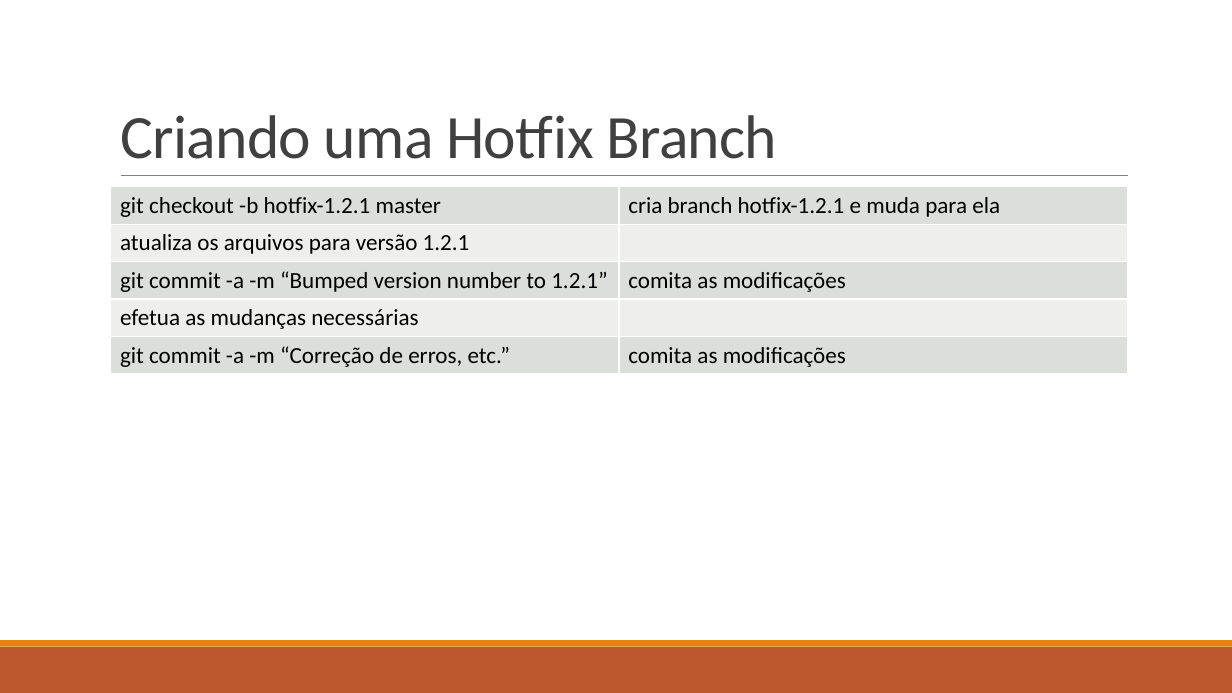
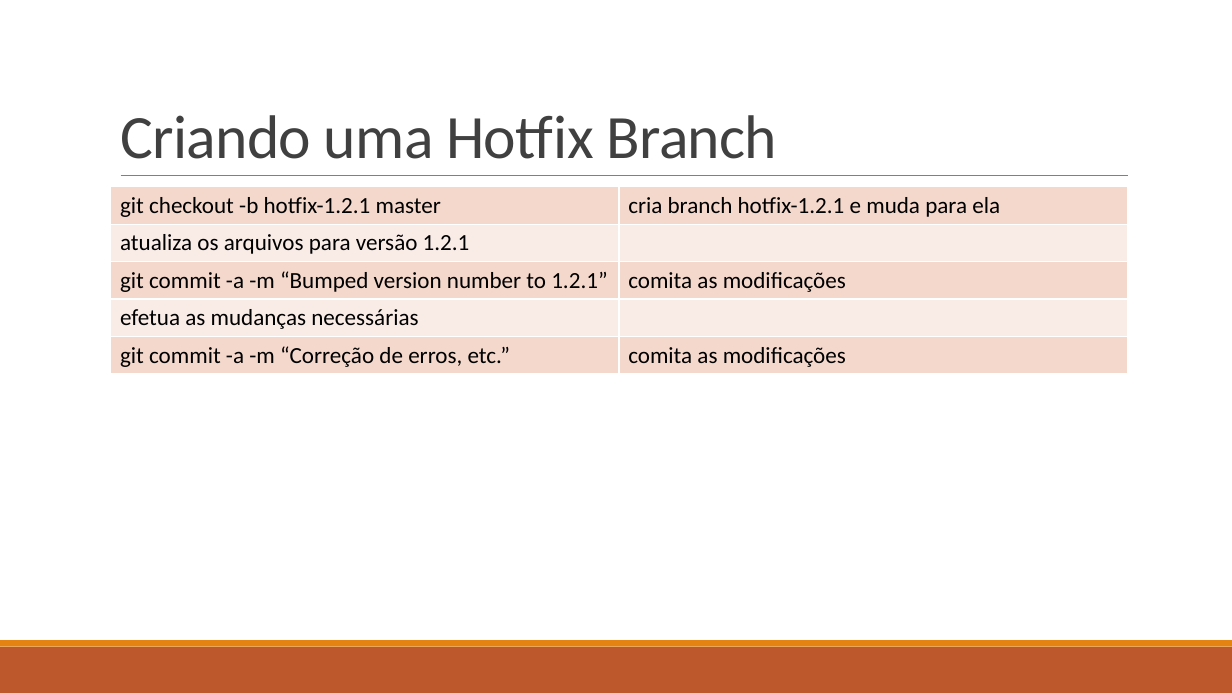
Before and after one commit to ekson73/Docs, a slide deck: slide 77 of Projeto VEK - GIT 4 VEK.pptx (slide 63 before the commit). Drawn at 1232x693 pixels with LibreOffice and Linux fonts; fonts in the diff are those of the drawing. Boxes give left, top, right and bottom in pixels: in the first picture for what was removed or moved away, otherwise in the second. Text is boxed around its words. In the diff, an @@ line names an element or a change of style, - is before the commit and + after.

```diff
--- a/Projeto VEK - GIT 4 VEK.pptx
+++ b/Projeto VEK - GIT 4 VEK.pptx
@@ table at [111,187,1128,374] @@
@@ fill #DCDFDA to #F5D9CC in 6 cells @@
@@ fill #EEF0ED to #FAEDE7 in 4 cells @@
```
Also in this commit, not shown: 15 other slides changed, 24 slides added, 2 slides removed, 2 other files.
